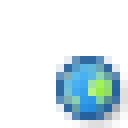
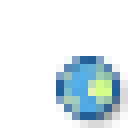
Layer changes from the first w=128, h=128 image to the second:
removed layer "Слой 2" over [56, 56, 120, 120]
added layer "Слой 5" above "Слой 4" over [56, 56, 120, 120]
added layer "Слой 4" above "Слой 3" over [56, 56, 120, 120]
